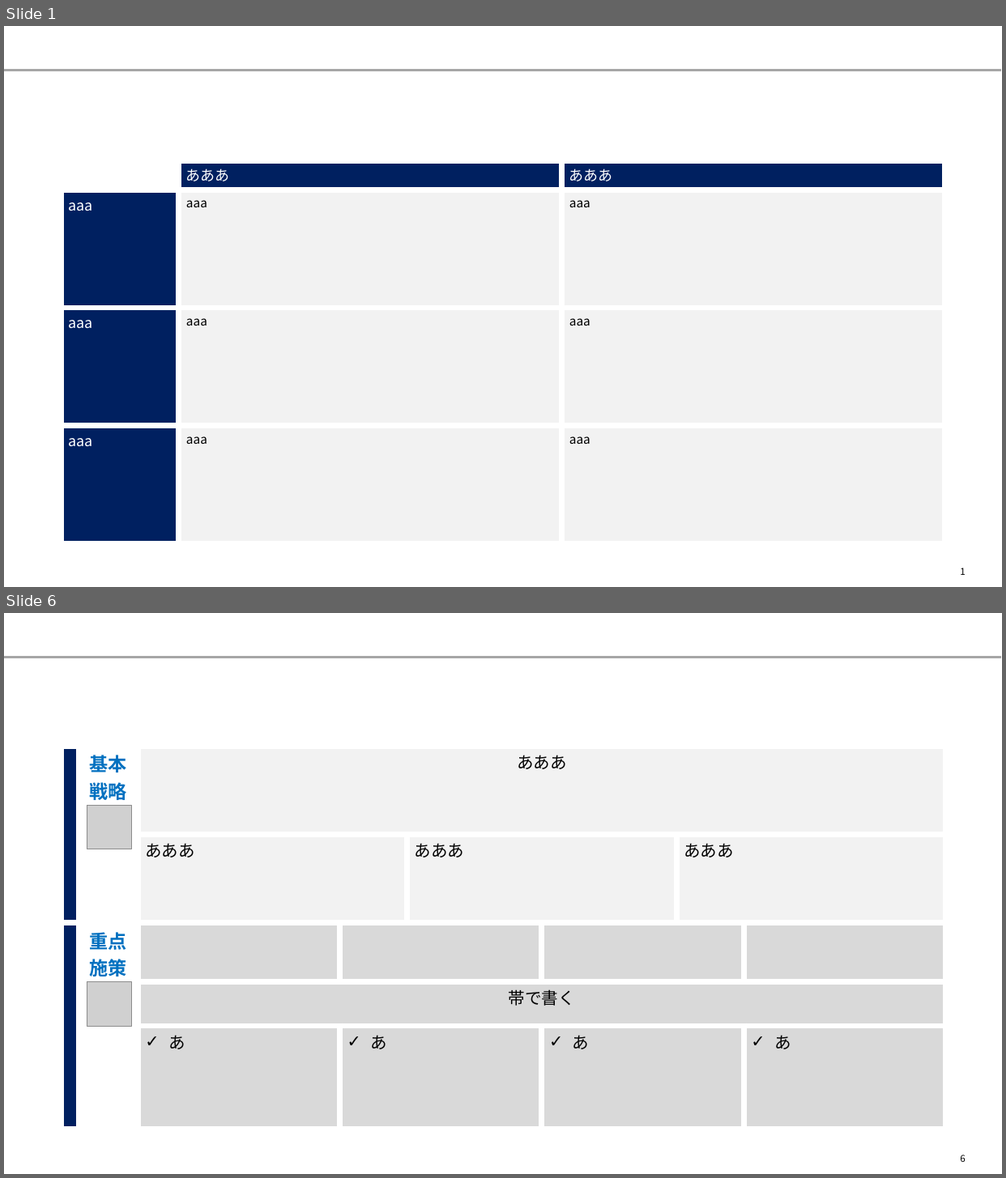
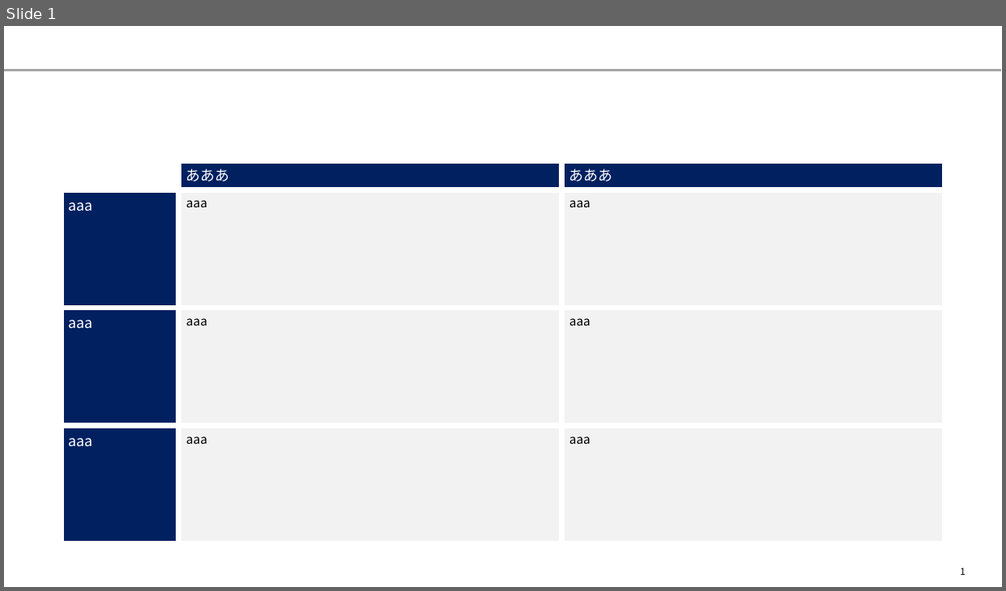
Before and after one commit to yuzucha16/dotfiles, a slide deck: office/Blank.potx. Shown one above the other, each under a label of ours: slides 1 and 6 before the commit, slide 1 after it; the slides between them are not shown. The pictures are 1006x1178 and 1006x591 pixels, drawn with LibreOffice and Linux fonts; fonts in the diff are those of the drawing; grey boxes stand for pictures. Boxes give left, top, right and bottom in pixels: in the first picture for what was removed or moved away, otherwise in the second. Text is boxed around its words. In the diff, an @@ line names an element or a change of style, - is before the commit and + after.

```diff
--- a/office/Blank.potx
+++ b/office/Blank.potx
@@ slide 6 removed at bbox=[4, 613, 1002, 1174], background #FFFFFF; not listed: 1 template element that a slide beside it also shows @@
@@ table removed at bbox=[61, 747, 947, 1130], 5 rows, 8 columns @@
- | 基本戦略 | あああ |  |  |  |  | 
- |  | あああ |  | あああ |  | あああ | 
- | 重点施策 |  |  |  |  |  | 
- |  | 帯で書く |  |  |  |  | 
- |  | あ | あ |  | あ |  | あ
@@ picture removed at bbox=[87, 806, 131, 850] @@
@@ picture removed at bbox=[87, 982, 131, 1026] @@
@@ page number removed at bbox=[960, 1155, 965, 1162] @@
-6
```
Also in this commit, not shown: 31 other slides removed, 1 other file.
